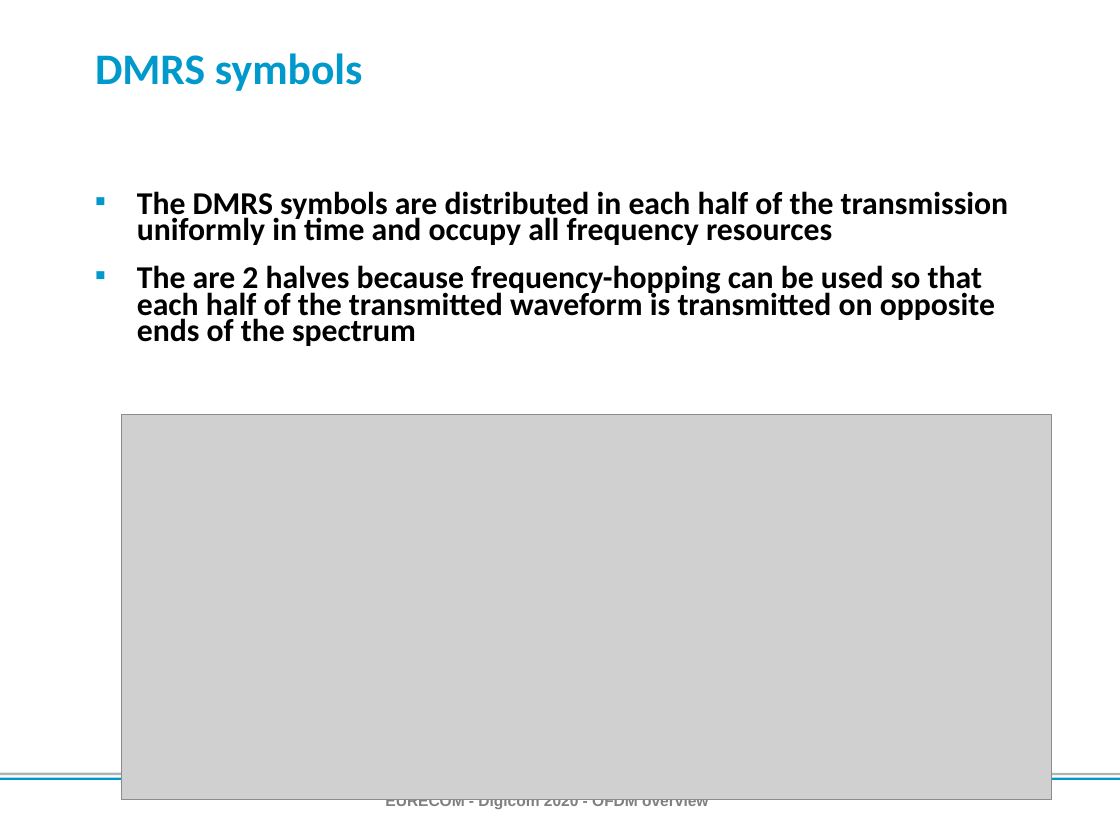
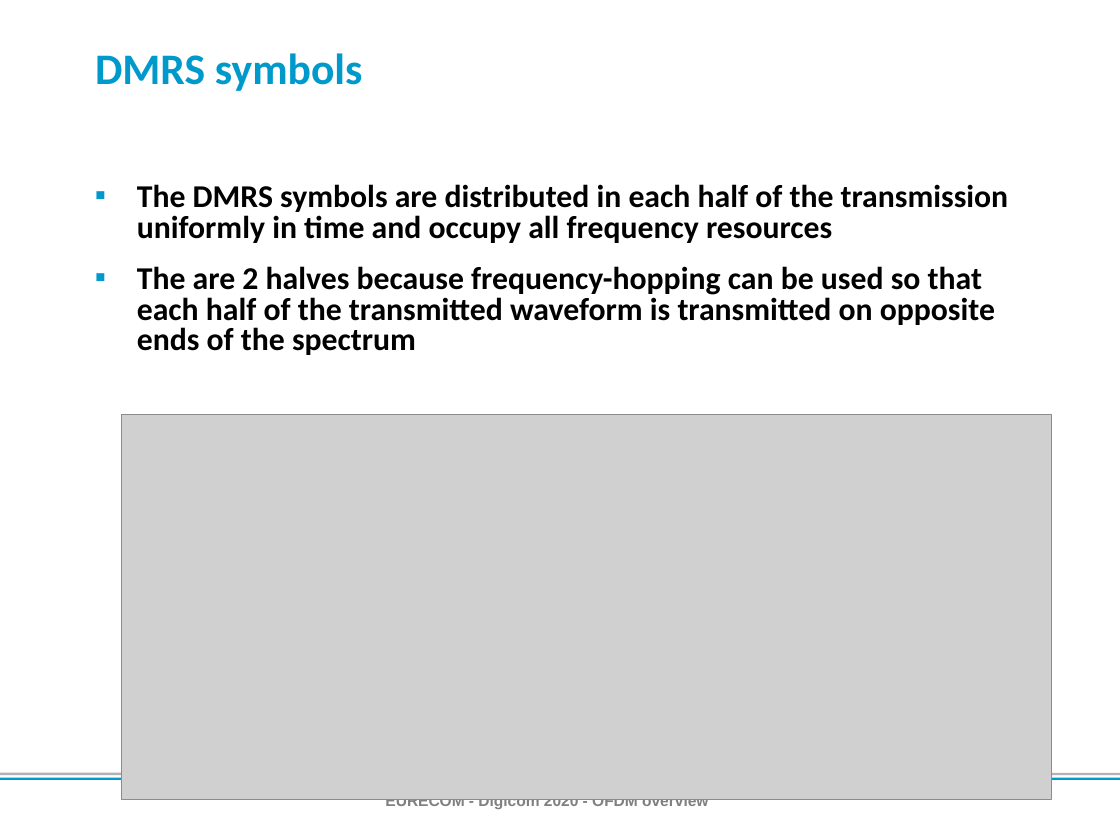
Before and after one commit to setrar/DigiCom, a slide deck: slide 46 of Lectures/ofdm-slides2020.ppt. Drawn at 1120x840 pixels with LibreOffice and Linux fonts; fonts in the diff are those of the drawing; grey boxes stand for pictures; background and template pictures are left out. Boxes give left, top, right and bottom in pixels: in the first picture for what was removed or moved away, otherwise in the second. Text is boxed around its words. In the diff, an @@ line names an element or a change of style, - is before the commit and + after.

```diff
--- a/Lectures/ofdm-slides2020.ppt
+++ b/Lectures/ofdm-slides2020.ppt
@@ text "The DMRS symbols are distributed ..." at (137,184,1009,355): line spacing 0.7 to 0.8 @@
```
Also in this commit, not shown: 8 other slides changed, 12 other files.
